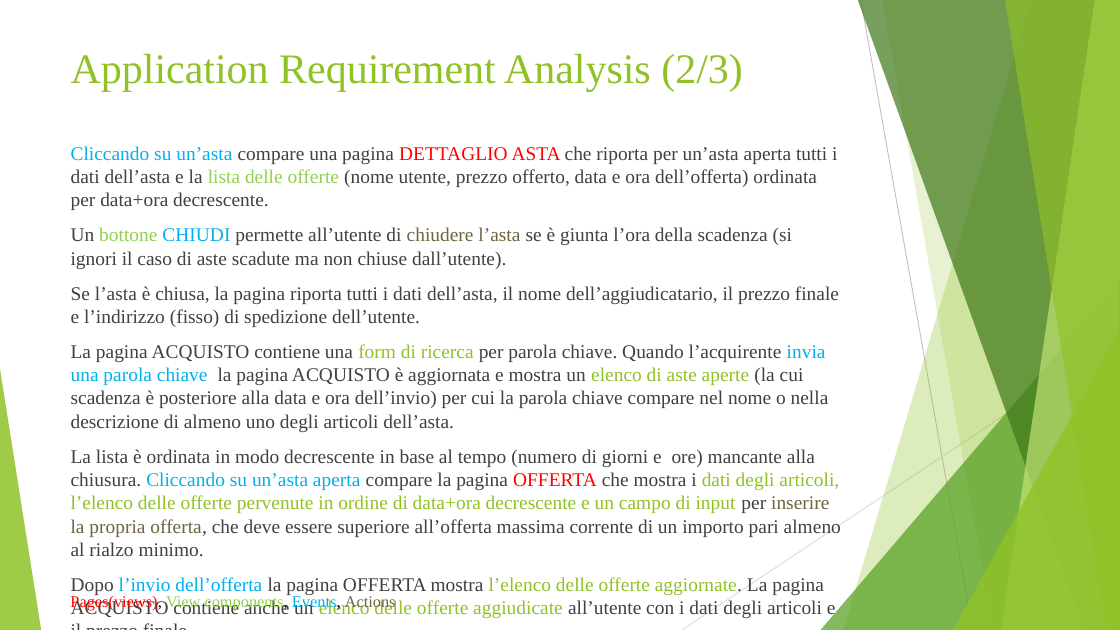
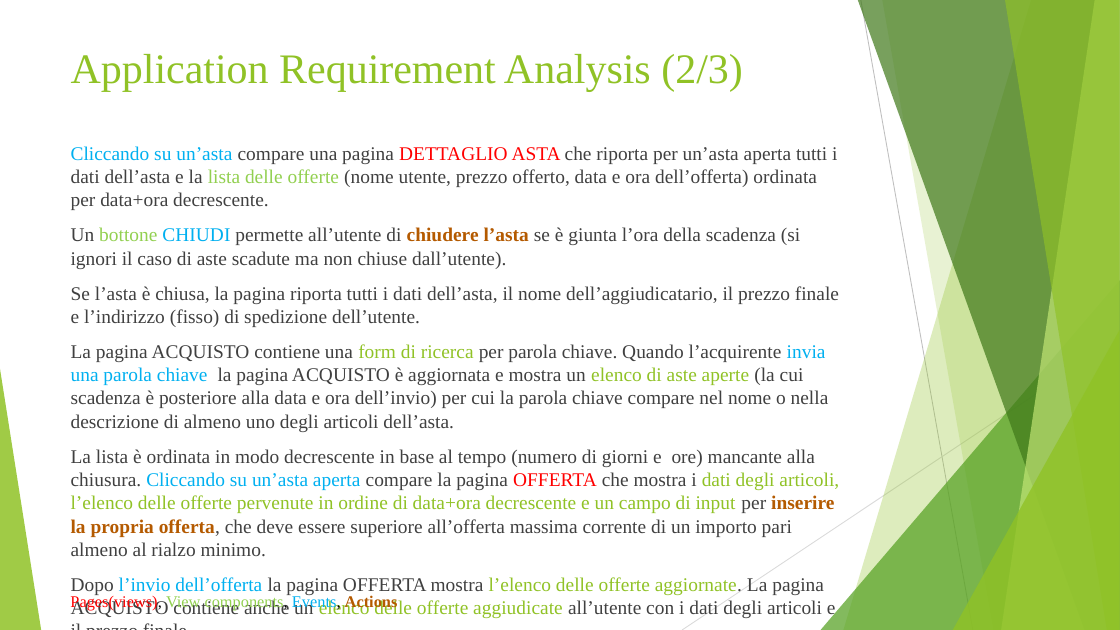
Before and after one commit to francescospangaro/tecnologie-web, a slide deck: slide 13 of docs/Presentation.pptx (slide 12 before the commit). Drawn at 1120x630 pixels with LibreOffice and Linux fonts; fonts in the diff are those of the drawing. Boxes give left, top, right and bottom in pixels: in the first picture for what was removed or moved away, otherwise in the second. Text is boxed around its words. In the diff, an @@ line names an element or a change of style, - is before the commit and + after.

```diff
--- a/docs/Presentation.pptx
+++ b/docs/Presentation.pptx
@@ text at [71,227,839,557]: text colour #6D6540 to #B45A00, bold on in "chiudere l’asta", "inserire la propria offerta," @@
@@ text "Pages(views), View components, Events, Actions" at [70,594,341,611]: text colour #6D6540 to #B45A00, bold on in "Actions" @@
```
Also in this commit, not shown: 4 other slides changed, 1 slide added, 4 other files.
